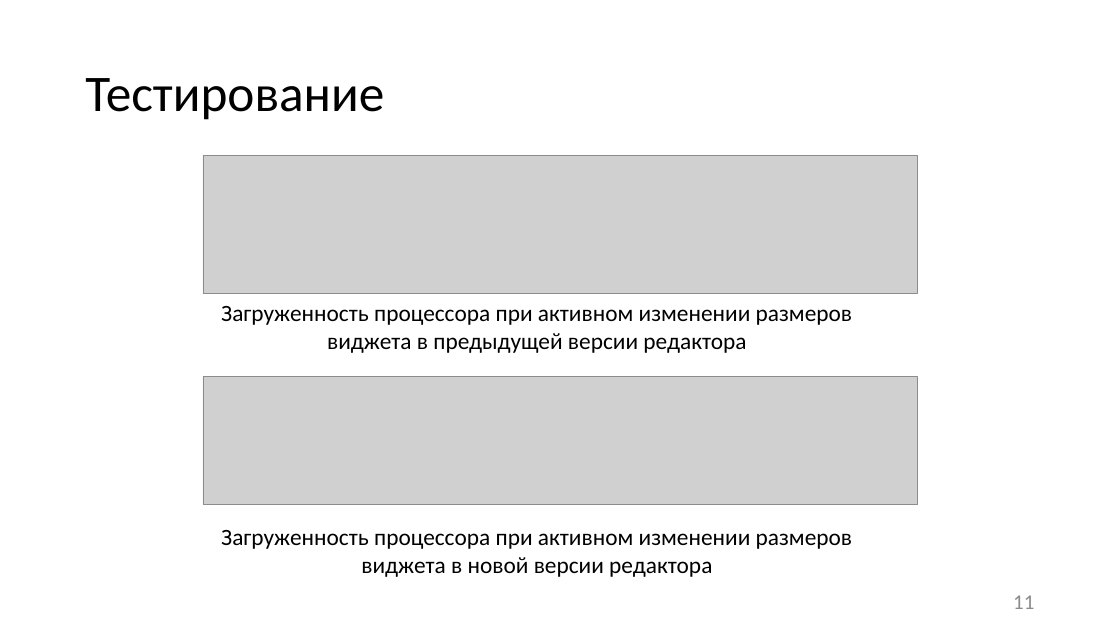
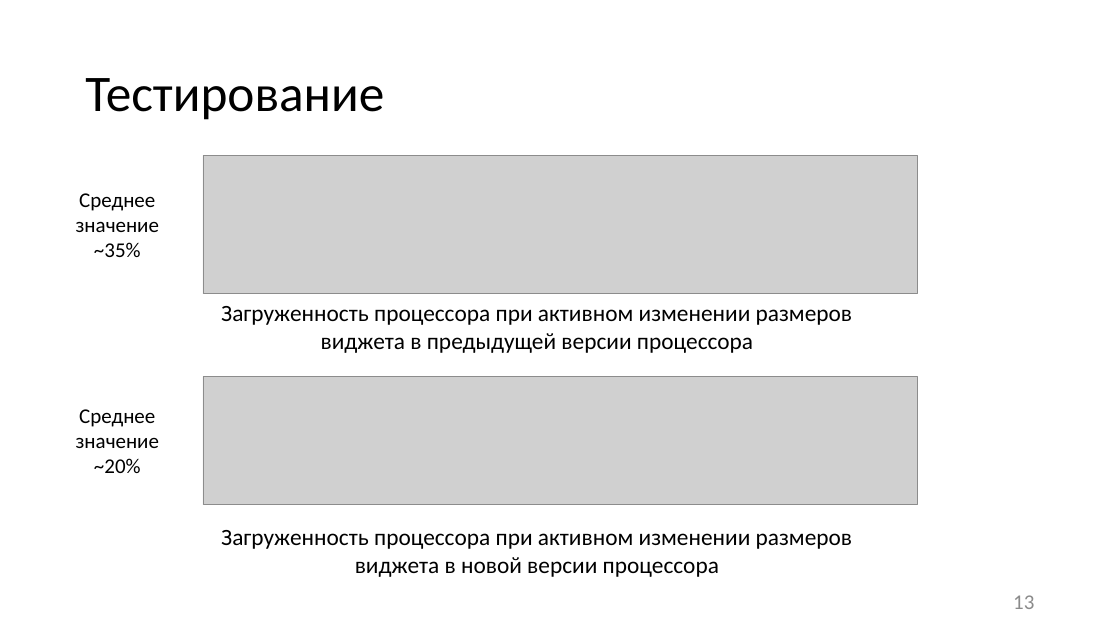
Before and after one commit to kutselabskii/diploma, a slide deck: slide 13 of Презентация.pptx (slide 11 before the commit). Drawn at 1120x630 pixels with LibreOffice and Linux fonts; fonts in the diff are those of the drawing; grey boxes stand for pictures. Boxes give left, top, right and bottom in pixels: in the first picture for what was removed or moved away, otherwise in the second. Text is boxed around its words. In the diff, an @@ line names an element or a change of style, - is before the commit and + after.

```diff
--- a/Презентация.pptx
+++ b/Презентация.pptx
@@ text added at <box>76,193,159,257</box>, 18 pt, text #000000 @@
+Среднее значение
+~35%
@@ text at <box>221,306,852,353</box>: text changed @@
-Загруженность процессора при активном изменении размеров виджета в предыдущей версии редактора
+Загруженность процессора при активном изменении размеров виджета в предыдущей версии процессора
@@ text added at <box>76,409,159,473</box>, 18 pt, text #000000 @@
+Среднее значение
+~20%
@@ text at <box>221,530,852,577</box>: text changed @@
-Загруженность процессора при активном изменении размеров виджета в новой версии редактора
+Загруженность процессора при активном изменении размеров виджета в новой версии процессора
@@ page number at <box>1013,595,1034,609</box>: text changed @@
-11
+13
```
Also in this commit, not shown: 2 other slides changed, 2 slides added, 10 other files.
